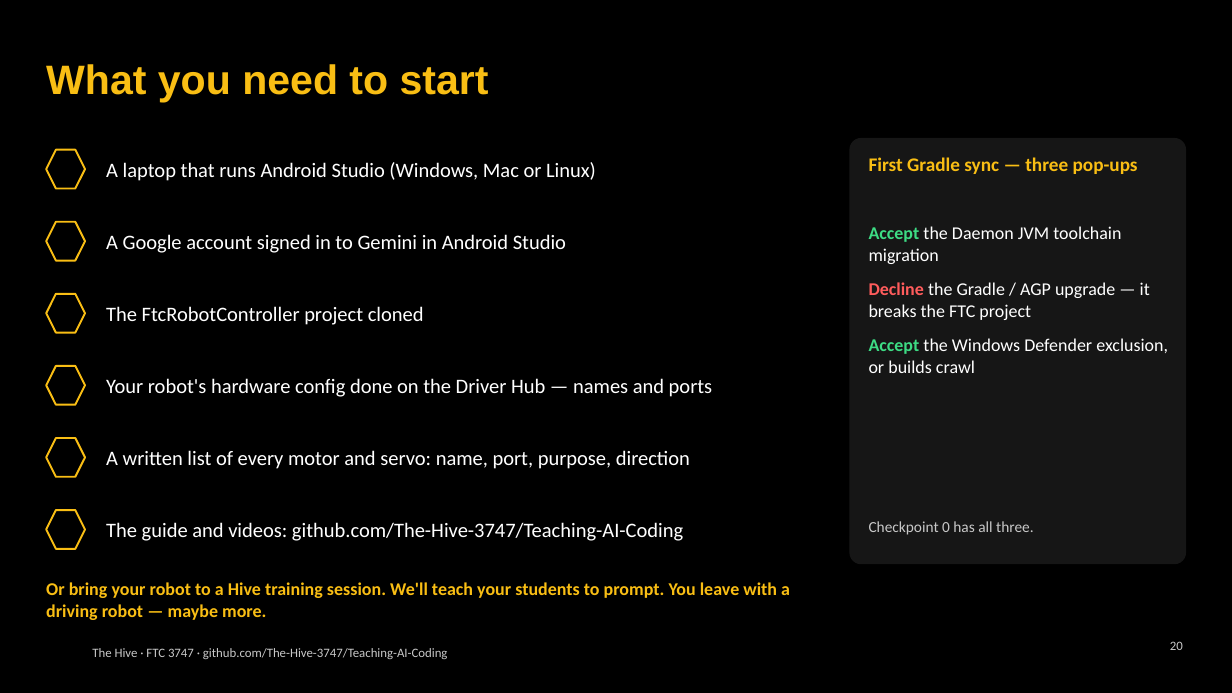
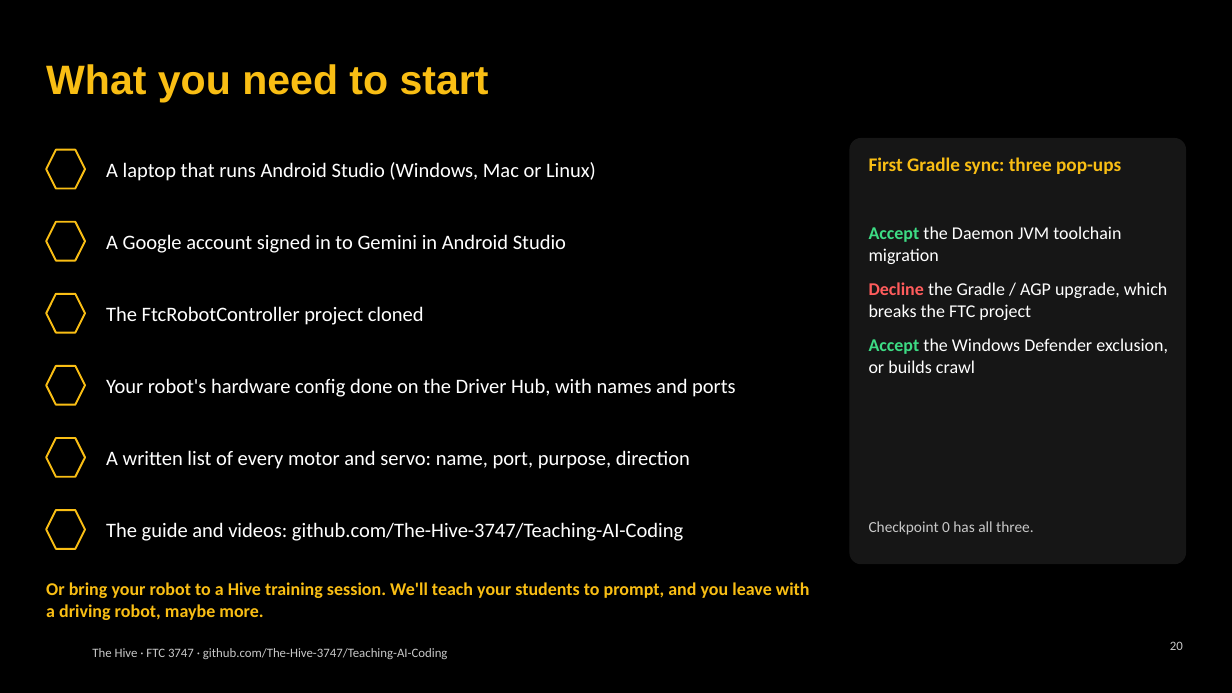
Before and after one commit to The-Hive-3747/Teaching-AI-Coding, a slide deck: slide 20 of slides/kickoff.pptx. Drawn at 1232x693 pixels with LibreOffice and Linux fonts; fonts in the diff are those of the drawing; background and template pictures are left out. Boxes give left, top, right and bottom in pixels: in the first picture for what was removed or moved away, otherwise in the second. Text is boxed around its words. In the diff, an @@ line names an element or a change of style, - is before the commit and + after.

```diff
--- a/slides/kickoff.pptx
+++ b/slides/kickoff.pptx
@@ text at (869, 157, 1121, 174): text changed @@
-First Gradle sync — three pop-ups
+First Gradle sync: three pop-ups
@@ text at (869, 282, 1167, 320): text changed @@
-Decline the Gradle / AGP upgrade — it breaks the FTC project
+Decline the Gradle / AGP upgrade, which breaks the FTC project
@@ text at (106, 378, 736, 397): text changed @@
-Your robot's hardware config done on the Driver Hub — names and ports
+Your robot's hardware config done on the Driver Hub, with names and ports
@@ text at (46, 582, 810, 620): text changed @@
-Or bring your robot to a Hive training session. We'll teach your students to prompt. You leave with a driving robot — maybe more.
+Or bring your robot to a Hive training session. We'll teach your students to prompt, and you leave with a driving robot, maybe more.
```
Also in this commit, not shown: 18 other slides changed, 43 other files.
